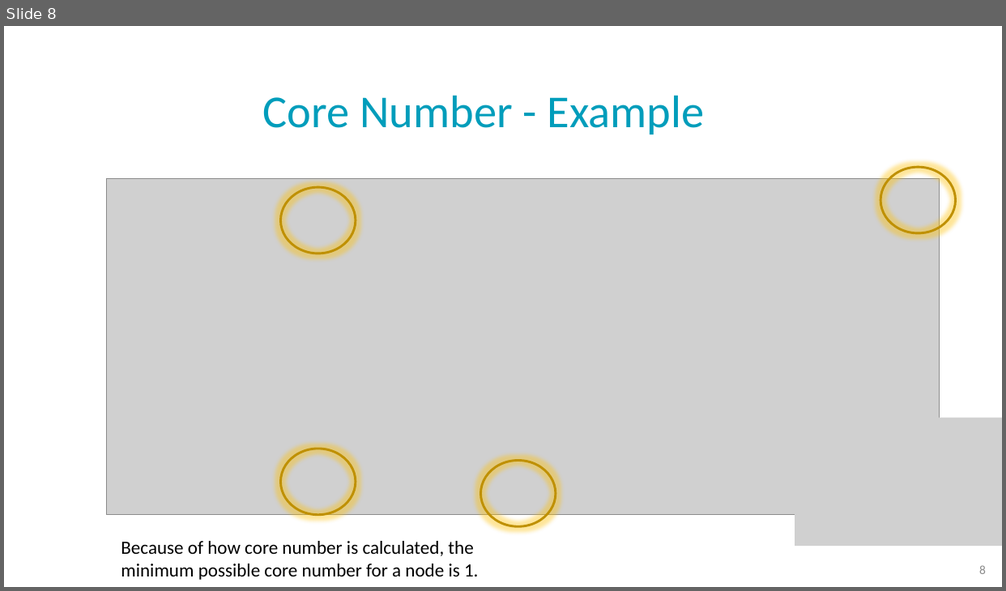
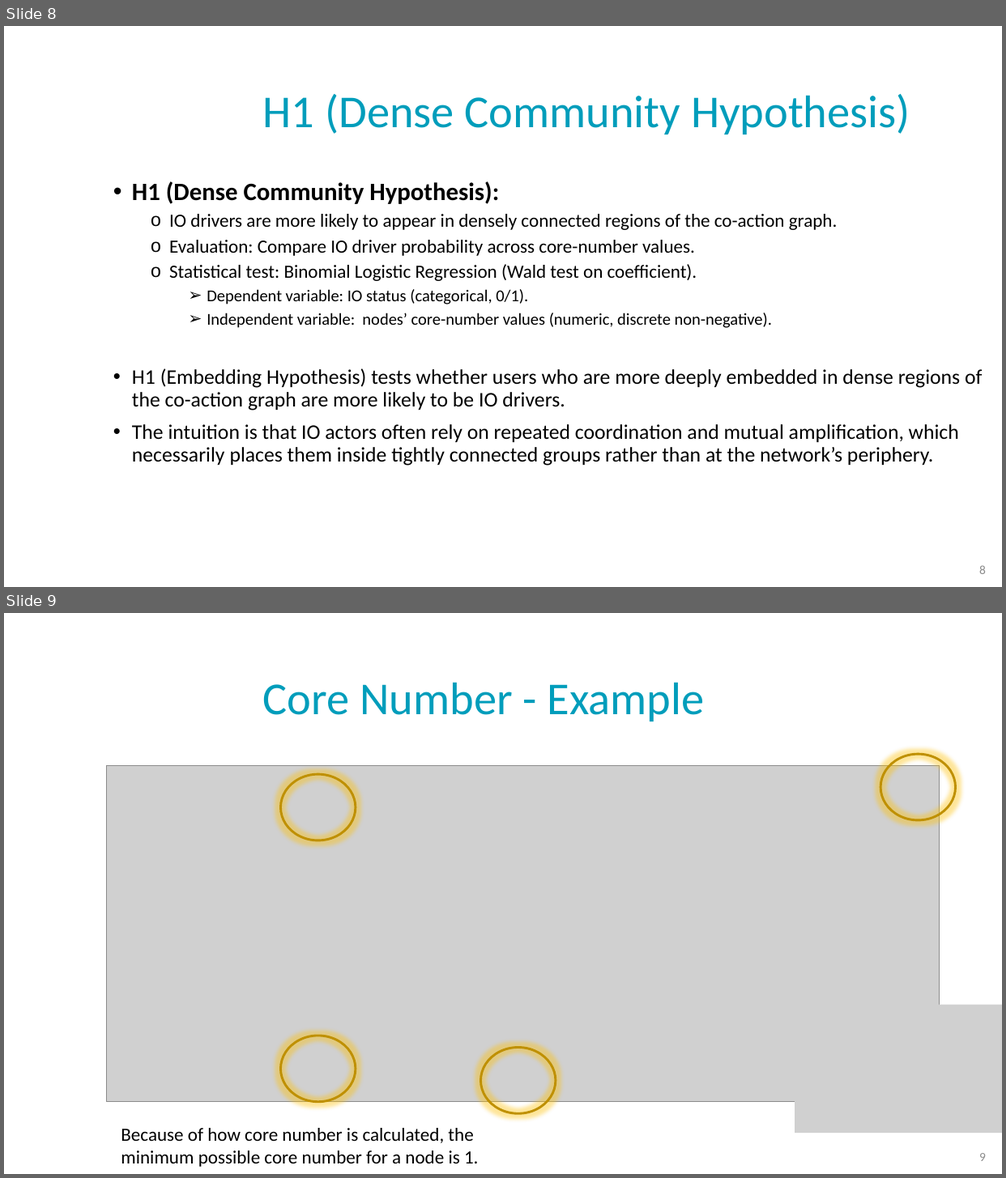
Before and after one commit to NoaTal1996/Backbone-Graph, a slide deck: docs/meeting/2026_05_27_for_investors.pptx. Shown one above the other, each under a label of ours: slide 8 before the commit, slides 8 and 9 after it. The pictures are 1006x591 and 1006x1178 pixels, drawn with LibreOffice and Linux fonts; fonts in the diff are those of the drawing; grey boxes stand for pictures; background and template pictures are left out. Boxes give left, top, right and bottom in pixels: in the first picture for what was removed or moved away, otherwise in the second. Text is boxed around its words. In the diff, an @@ line names an element or a change of style, - is before the commit and + after.

```diff
--- a/docs/meeting/2026_05_27_for_investors.pptx
+++ b/docs/meeting/2026_05_27_for_investors.pptx
@@ slide 8 added at box(4, 26, 1002, 587), background picture (left out) @@
@@ title added at box(263, 94, 910, 135), 44 pt, text #009DBB @@
+H1 (Dense Community Hypothesis)
@@ text added at box(132, 182, 982, 466), 20 pt, text #000000 @@
+• H1 (Dense Community Hypothesis):
+  o IO drivers are more likely to appear in densely connected regions of the co-action graph.
+  o Evaluation: Compare IO driver probability across core-number values.
+  o Statistical test: Binomial Logistic Regression (Wald test on coefficient).
+    ➢ Dependent variable: IO status (categorical, 0/1).
+    ➢ Independent variable: nodes’ core-number values (numeric, discrete non-negative).
+• H1 (Embedding Hypothesis) tests whether users who are more deeply embedded in dense regions of the co-action graph are more likely to be IO drivers.
+• The intuition is that IO actors often rely on repeated coordination and mutual amplification, which necessarily places them inside tightly connected groups rather than at the network’s periphery.
@@ page number added at box(979, 565, 986, 574), 12 pt, text #8C8C8C @@
+8
@@ what was slide 8 is now slide 9 @@
@@ page number at box(979, 1153, 986, 1161): text changed @@
-8
+9
```
Also in this commit, not shown: 1 other slide added.
